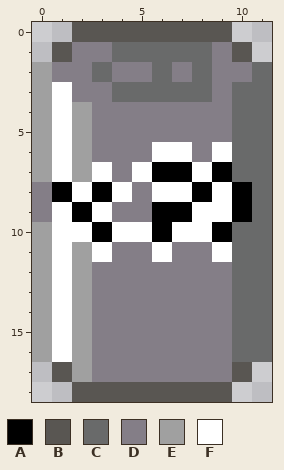
One commit to this pixel-art file: resources/canned drink.aseprite. The picture above is the old version.
32x32 pixels, 1 frame. The old version is drawn lined up with the new one, on the new canvas.
Visible layers, top first: "Layer 4", "Layer 1".
Palette (. is transparent): A #000000  B #595652  C #696a6a  D #847e87  E #a0a0a0  F #ffffff
Pixels before, first column x 0:
 0 ..BBBBBBBB..
 1 .BDDCCCCCDB.
 2 EDDCDDCDCDDC
 3 EFDDCCCCCDCC
 4 EFEDDDDDDDCC
 5 EFEDDDDDDDCC
 6 EFEDDDFFDFCC
 7 EFEFDFAAFACC
 8 DAFAFDFFAFAC
 9 DFAFDDAAFFAC
10 EFFAFFAFFACC
11 EFEFDDFDDFCC
12 EFEDDDDDDDCC
13 EFEDDDDDDDCC
14 EFEDDDDDDDCC
15 EFEDDDDDDDCC
16 EFEDDDDDDDCC
17 .BEDDDDDDDB.
18 ..BBBBBBBB..
Now the later version:
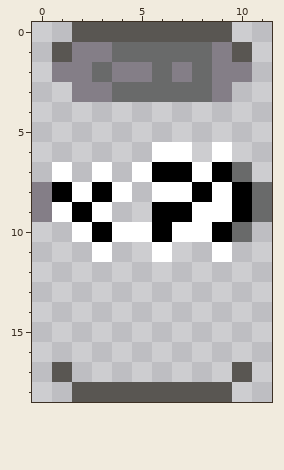
Diff:
canvas 32x32 -> 12x19, the old top-left corner now at -10,-12 (the part of the old canvas that was cut away was empty and is not shown)
The author cleared colour C in row 2 at x 11; in rows 3 to 6 at x 10 to 11; in row 7 at x 11; in row 10 at x 11; in rows 11 to 16 at x 10 to 11.
The author cleared colour D in rows 4 to 5 at x 3 to 9; in row 6 at x 3 to 5 and 8; in row 7 at x 4; in row 8 at x 5; in row 9 at x 4 to 5; in row 11 at x 4 to 5 and 7 to 8.
The author cleared colour D in rows 12 to 17 at x 3 to 9.
The author cleared colour E in rows 2 to 3 at x 0; in rows 4 to 7 at x 0 and 2; in row 10 at x 0; in rows 11 to 16 at x 0 and 2; in row 17 at x 2.
The author cleared colour F in rows 3 to 6 at x 1; in rows 10 to 16 at x 1.
Changed places in both pictures, as pixel boxes (x1, y1, x2, y2):
erased: (32, 62, 272, 382)
